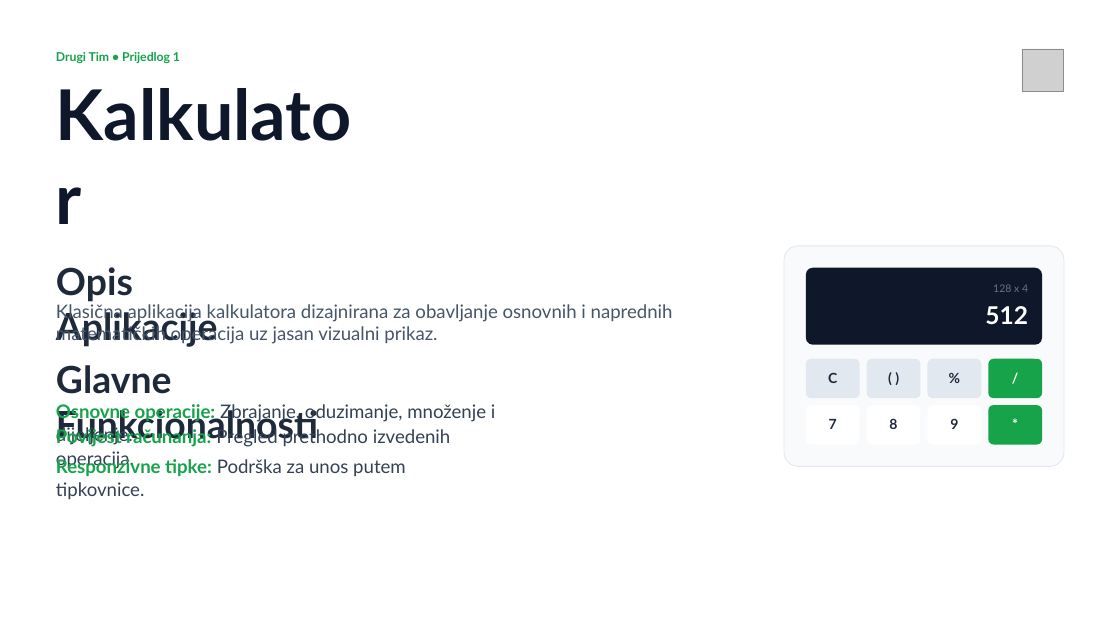
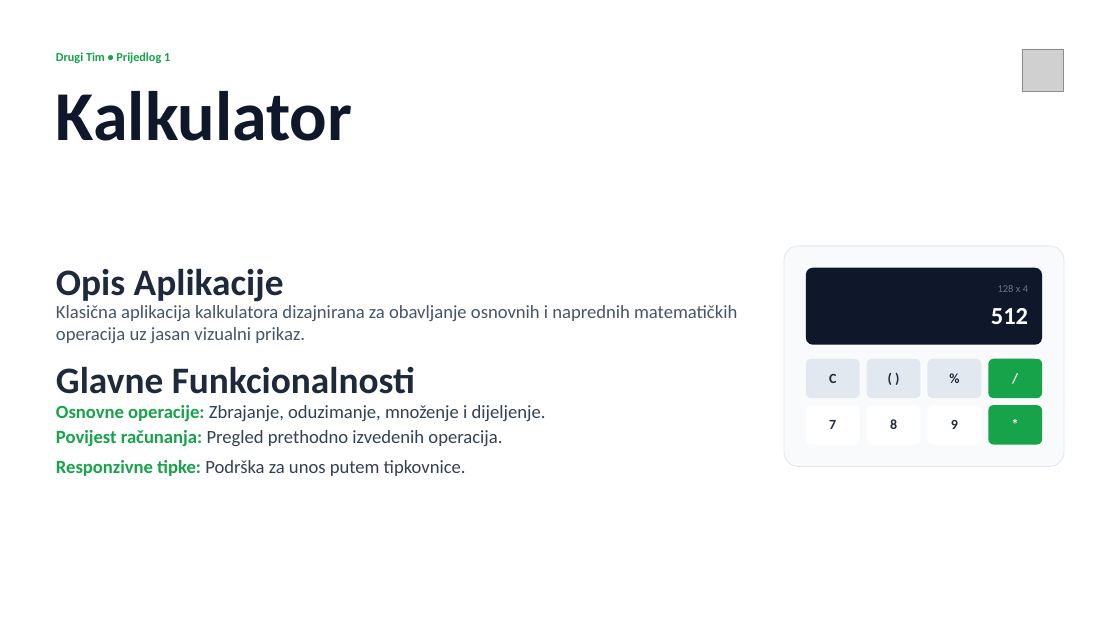
Before and after one commit to Lovro-Klaric239/Mikroprojekt, a slide deck: slide 8 of Prijedlozi Projekata Aplikacija.pptx. Drawn at 1120x630 pixels with LibreOffice and Linux fonts; fonts in the diff are those of the drawing; grey boxes stand for pictures; background and template pictures are left out. Boxes give left, top, right and bottom in pixels: in the first picture for what was removed or moved away, otherwise in the second. Text is boxed around its words. In the diff, an @@ line names an element or a change of style, - is before the commit and + after.

```diff
--- a/Prijedlozi Projekata Aplikacija.pptx
+++ b/Prijedlozi Projekata Aplikacija.pptx
@@ font Lato to Calibri in 11 elements at [56, 91, 352, 141], [56, 268, 284, 302], [56, 305, 737, 343], [56, 366, 415, 394], [56, 405, 546, 421], [56, 430, 502, 446], [56, 460, 466, 476], [998, 285, 1028, 292], [56, 52, 170, 63], [925, 370, 984, 386], [991, 308, 1028, 324] @@
```
Also in this commit, not shown: 9 other slides changed.
